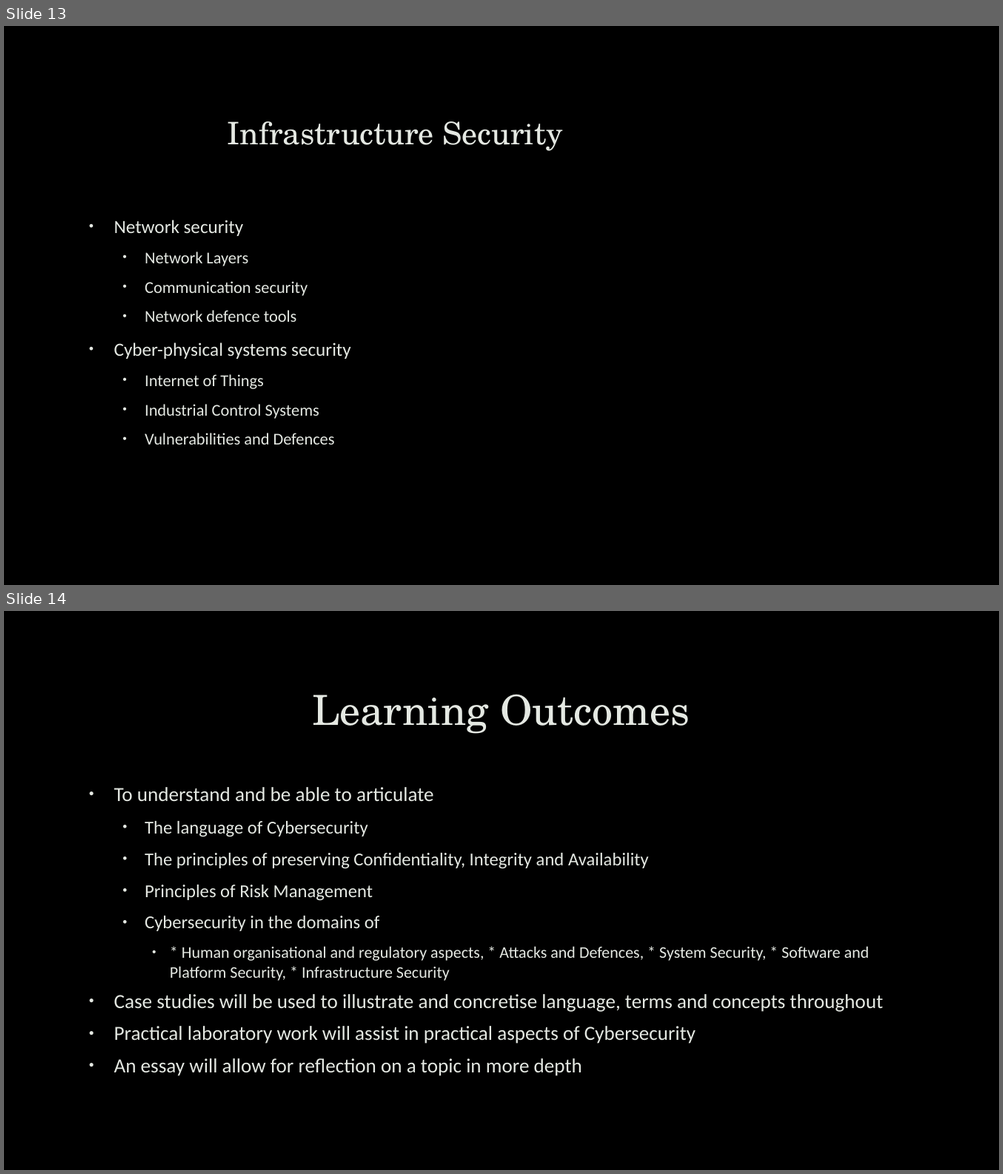
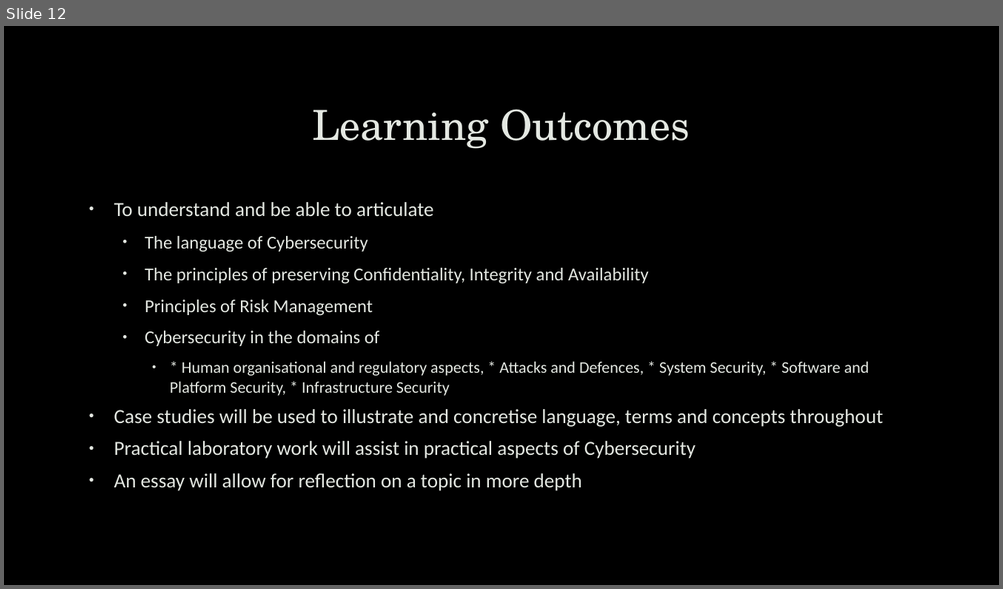
Before and after one commit to uwacsp/cits1003, a slide deck: Lectures/CITS1003-1 Overview.pptx. Shown one above the other, each under a label of ours: slides 13 and 14 before the commit, slide 12 after it. The pictures are 1003x1174 and 1003x589 pixels, drawn with LibreOffice and Linux fonts; fonts in the diff are those of the drawing; background and template pictures are left out. Boxes give left, top, right and bottom in pixels: in the first picture for what was removed or moved away, otherwise in the second. Text is boxed around its words. In the diff, an @@ line names an element or a change of style, - is before the commit and + after.

```diff
--- a/Lectures/CITS1003-1 Overview.pptx
+++ b/Lectures/CITS1003-1 Overview.pptx
@@ slide 13 removed at (x1=4, y1=26, x2=999, y2=585), background picture (left out) @@
@@ title removed at (x1=227, y1=121, x2=563, y2=151) @@
-Infrastructure Security
@@ text removed at (x1=114, y1=220, x2=351, y2=445) @@
-• Network security
-  • Network Layers
-  • Communication security
-  • Network defence tools
-• Cyber-physical systems security
-  • Internet of Things
-  • Industrial Control Systems
-  • Vulnerabilities and Defences
@@ what was slide 14 is now slide 12 @@
```
Also in this commit, not shown: 3 slides changed, 4 slides added, 3 other slides removed.
